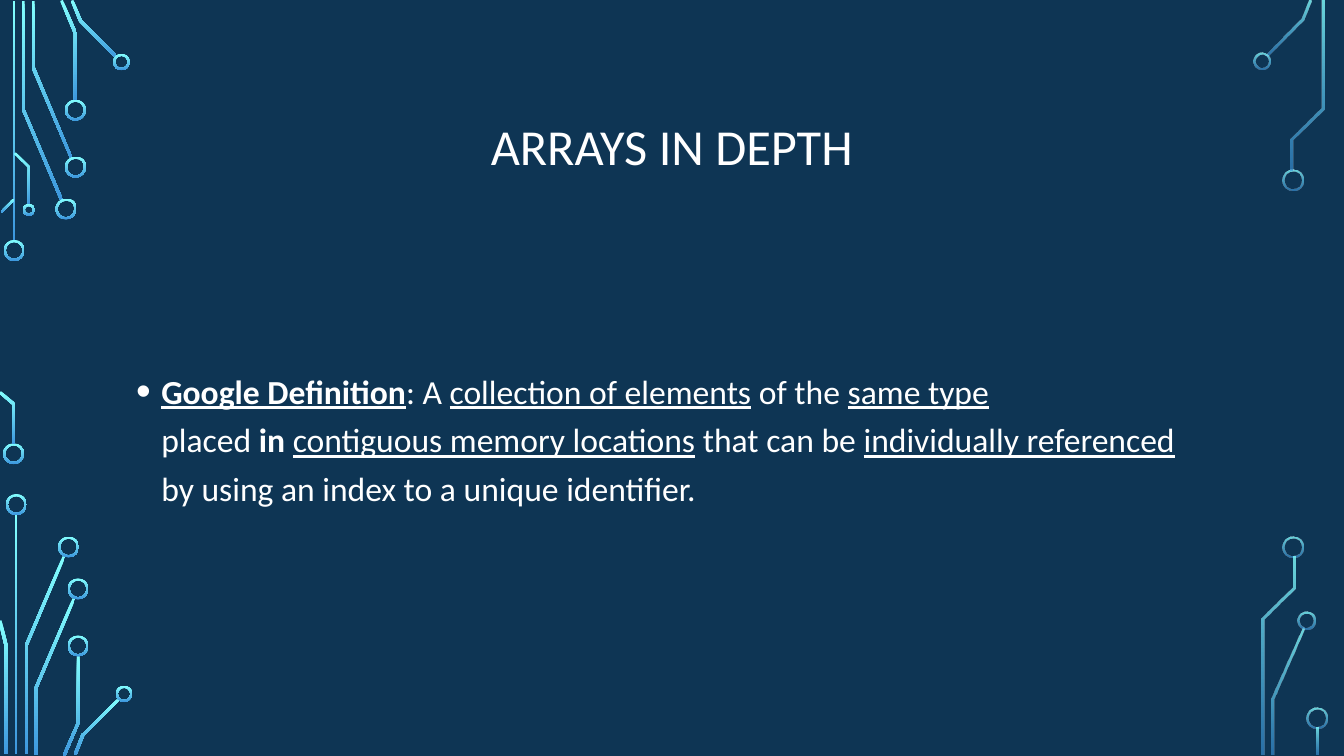
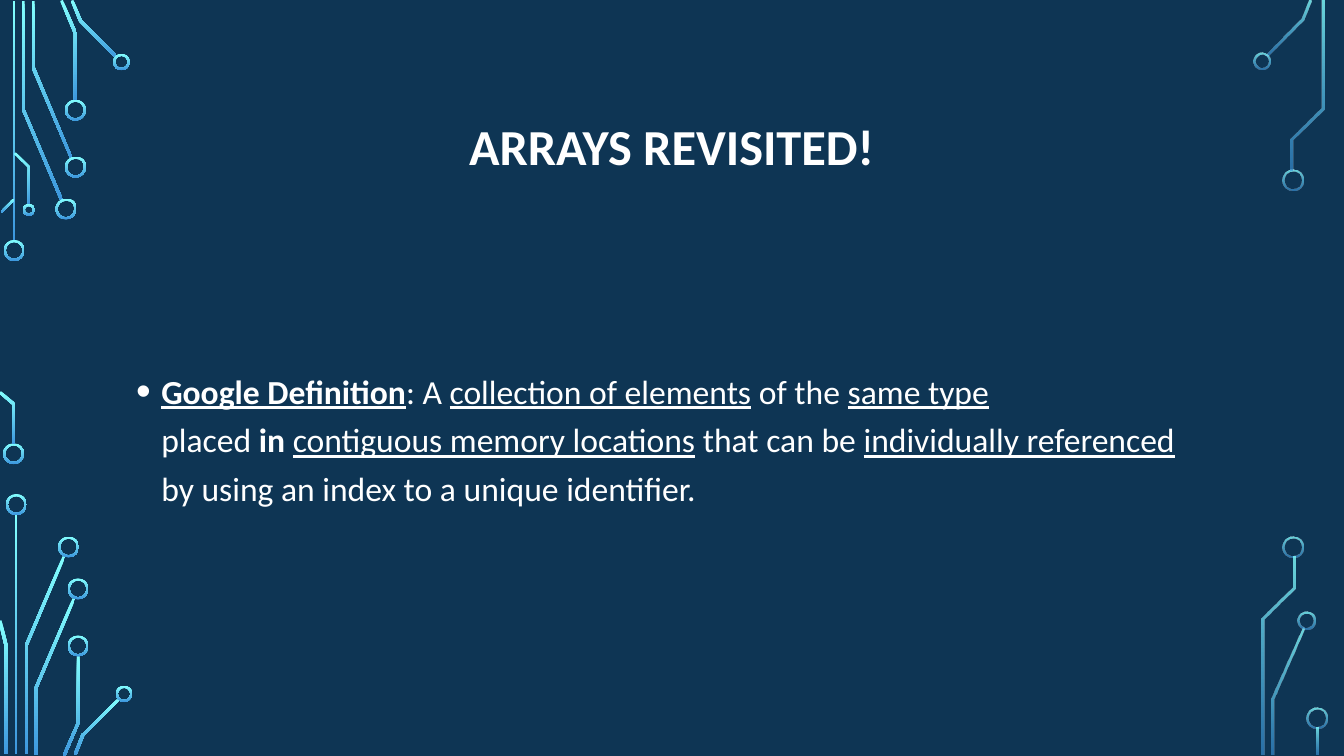
Before and after one commit to psypdt/ZIS_C-_Summer_Course_2019, a slide deck: slide 37 of Day_2/Day_2.pptx (slide 36 before the commit). Drawn at 1344x756 pixels with LibreOffice and Linux fonts; fonts in the diff are those of the drawing; background and template pictures are left out. Boxes give left, top, right and bottom in pixels: in the first picture for what was removed or moved away, otherwise in the second. Text is boxed around its words. In the diff, an @@ line names an element or a change of style, - is before the commit and + after.

```diff
--- a/Day_2/Day_2.pptx
+++ b/Day_2/Day_2.pptx
@@ title at bbox=[469, 130, 874, 166]: text changed; bold on @@
-ARRAYS IN DEPTH
+ARRAYS REVISITED!
```
Also in this commit, not shown: 13 other slides changed, 1 slide added.
